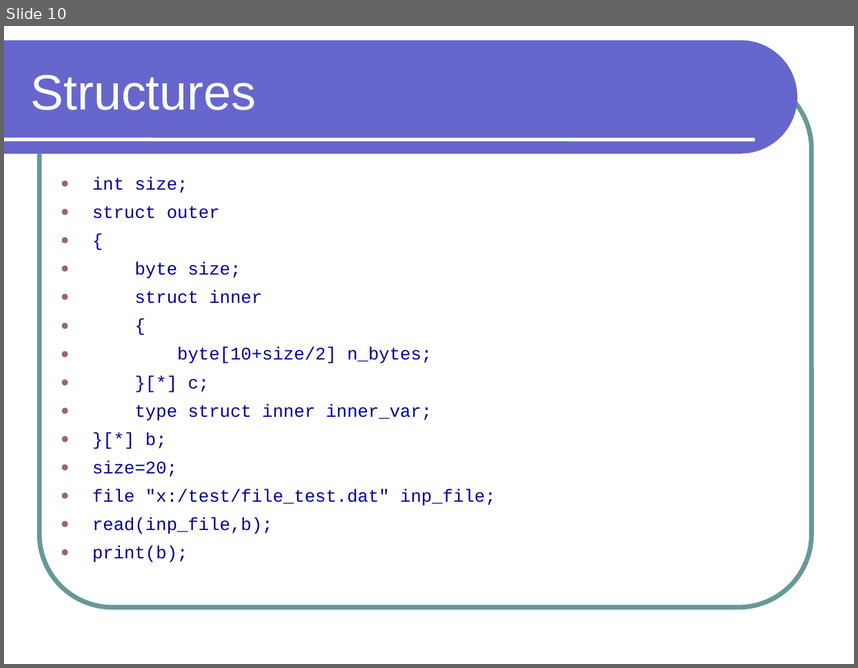
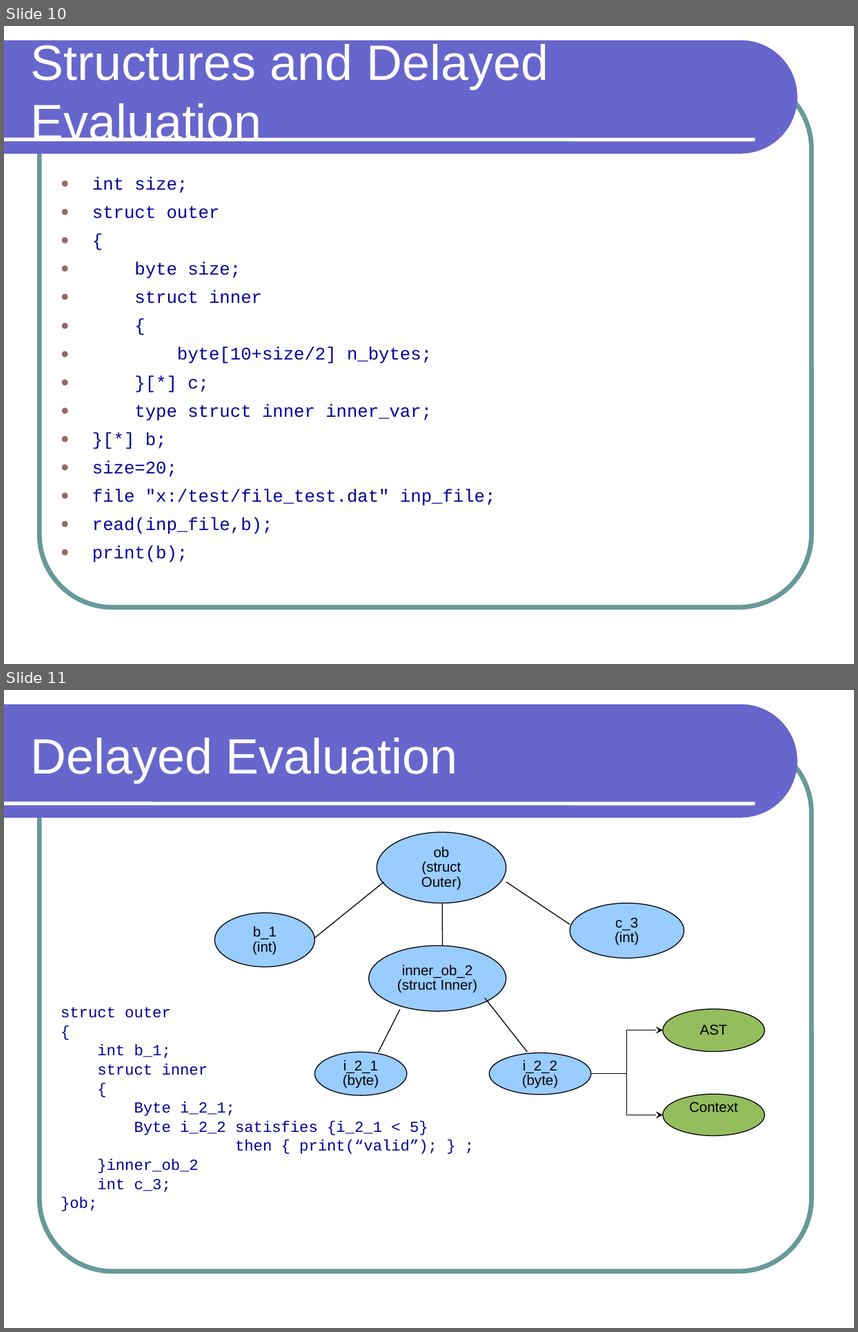
Before and after one commit to preethinarayan/plt-bdpl, a slide deck: bdpl/doc/Presentation/BDPL.ppt. Shown one above the other, each under a label of ours: slide 10 before the commit, slides 10 and 11 after it. The pictures are 858x668 and 858x1332 pixels, drawn with LibreOffice and Linux fonts; fonts in the diff are those of the drawing. Boxes give left, top, right and bottom in pixels: in the first picture for what was removed or moved away, otherwise in the second. Text is boxed around its words. In the diff, an @@ line names an element or a change of style, - is before the commit and + after.

```diff
--- a/bdpl/doc/Presentation/BDPL.ppt
+++ b/bdpl/doc/Presentation/BDPL.ppt
@@ slide 11 added at <box>4,690,854,1328</box>, background #FFFFFF; not listed: 3 template elements that a slide beside it also shows @@
@@ title added at <box>30,738,457,782</box>, 42 pt, text #FFFFFF @@
+Delayed Evaluation
@@ ellipse added at <box>377,832,506,903</box>, fill #99CCFF, outline #000000 0.74 pt, 12 pt, text #000000 @@
+ob
+(struct Outer)
@@ line added from (384, 882) to (314, 938), #000000 0.74 pt @@
@@ line added from (506, 882) to (570, 925), #000000 0.74 pt @@
@@ ellipse added at <box>215,913,315,967</box>, fill #99CCFF, outline #000000 0.74 pt, 12 pt, text #000000 @@
+b_1
+(int)
@@ line added from (443, 903) to (443, 946), #000000 0.74 pt @@
@@ ellipse added at <box>570,903,684,958</box>, fill #99CCFF, outline #000000 0.74 pt, 12 pt, text #000000 @@
+c_3
+(int)
@@ ellipse added at <box>369,946,506,1012</box>, fill #99CCFF, outline #000000 0.74 pt, 12 pt, text #000000 @@
+inner_ob_2
+(struct Inner)
@@ line added from (485, 998) to (528, 1052), #000000 0.74 pt @@
@@ text added at <box>61,1007,437,1211</box>, 13 pt, text #000099 @@
+struct outer
+{
+int b_1;
+struct inner
+{
+Byte i_2_1;
+Byte i_2_2 satisfies {i_2_1 < 5}
+then { print(“valid”); } ;
+}inner_ob_2
+int c_3;
+}ob;
@@ line added from (400, 1009) to (378, 1052), #000000 0.74 pt @@
@@ ellipse added at <box>663,1009,765,1052</box>, fill #94BD5E, outline #000000 0.74 pt, 12 pt, text #000000 @@
+AST
@@ elbow arrow added from (591, 1074) to (663, 1030), #000000 0.74 pt @@
@@ ellipse added at <box>315,1052,407,1096</box>, fill #99CCFF, outline #000000 0.74 pt, 12 pt, text #000000 @@
+i_2_1
+(byte)
@@ ellipse added at <box>489,1053,591,1094</box>, fill #99CCFF, outline #000000 0.74 pt, 12 pt, text #000000 @@
+i_2_2
+(byte)
@@ elbow arrow added from (591, 1074) to (663, 1115), #000000 0.74 pt @@
@@ ellipse added at <box>663,1094,765,1136</box>, fill #94BD5E, outline #000000 0.74 pt, 12 pt, text #000000 @@
+Context
@@ slide 10 changed as well @@
@@ title at <box>30,44,548,141</box>: text changed @@
-Structures
+Structures and Delayed Evaluation
```
Also in this commit, not shown: 2 other slides changed, 1 slide removed.
